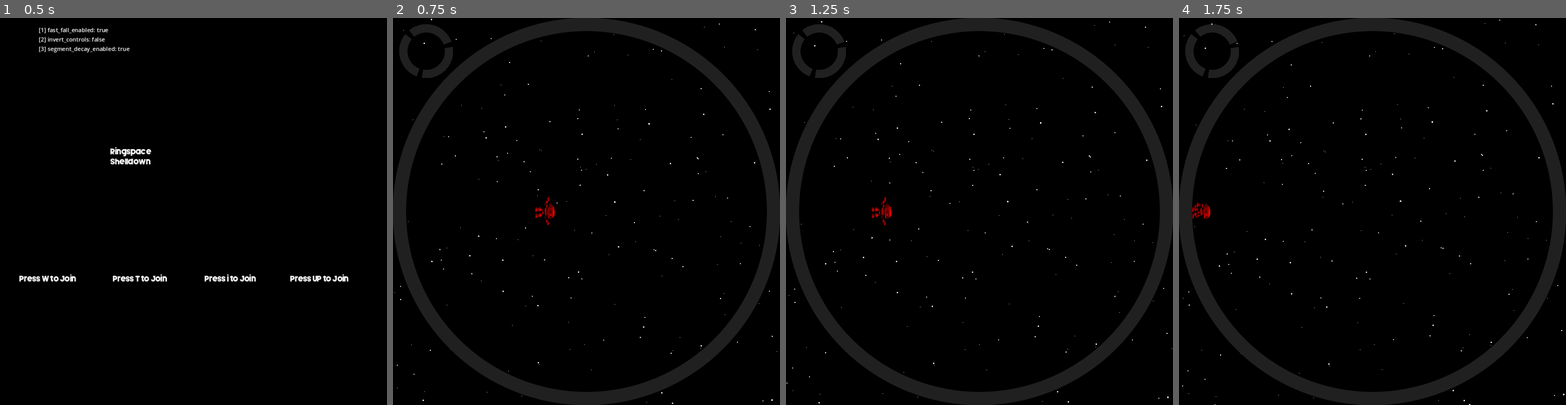
Above: before the commit, frames 1-4 (left to right).
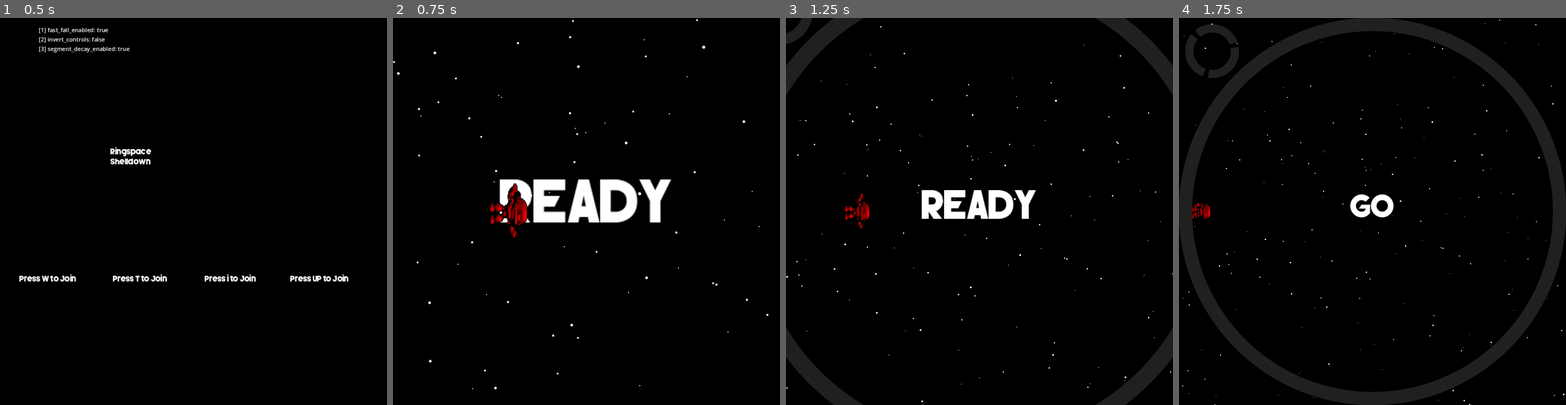
Above: after the commit, the same moments.

Repository: hwacha/ringspace_shelldown
Game: Godot game, scene res://scenes/opening_screen.tscn
The game is run twice, just before and just after one commit, with the same random seed, the same clock (stepped at 60 frames per second) and the same inputs.
Inputs:
- Up to frame 1 (0.5 s): no input
- Up to frame 2 (0.75 s): tap W at 0.5 s; tap Enter (ui_accept) at 0.6 s
- Up to frame 3 (1.25 s): tap Enter (ui_accept) at 0.77, 1.07 s
- Up to frame 4 (1.75 s): tap Enter (ui_accept) at 1.35, 1.52 s

Frame 1 is identical in both runs. In frame 2, 15% of the frame differs, in the area x 0-100%, y 0-100%; in frame 3, 17%; in frame 4, 0.4%.

Commit message:
add cut scene to beginning of round

Diff:
--- a/scenes/Player.tscn
+++ b/scenes/Player.tscn
@@ -98,9 +98,20 @@
 [sub_resource type="CircleShape2D" id="13"]
 radius = 13.7642
 
-[sub_resource type="Curve" id="17"]
-_data = [Vector2(0, 0.212821), 0.0, 0.0, 0, 0, Vector2(1, 0), 0.0, 0.0, 0, 0]
+[sub_resource type="Curve" id="Curve_nrnvk"]
+_data = [Vector2(0, 0.0282052), 0.0, 0.0, 0, 0, Vector2(1, 0), 0.0, 0.0, 0, 0]
 point_count = 2
+
+[sub_resource type="CurveTexture" id="CurveTexture_b8w18"]
+curve = SubResource("Curve_nrnvk")
+
+[sub_resource type="ParticleProcessMaterial" id="ParticleProcessMaterial_xcvbt"]
+direction = Vector3(0, 0, 0)
+spread = 180.0
+gravity = Vector3(0, 0, 0)
+initial_velocity_min = 200.0
+initial_velocity_max = 200.0
+scale_curve = SubResource("CurveTexture_b8w18")
 
 [sub_resource type="CapsuleShape2D" id="19"]
 radius = 11.9689
@@ -138,26 +149,15 @@
 position = Vector2(0, 0.603516)
 shape = SubResource("13")
 
-[node name="DeathParticles" type="CPUParticles2D" parent="."]
+[node name="DeathParticles" type="GPUParticles2D" parent="."]
+position = Vector2(0.59845, -18.319)
 scale = Vector2(0.598, 1.078)
 emitting = false
 amount = 100
+process_material = SubResource("ParticleProcessMaterial_xcvbt")
+texture = ExtResource("3_yudyd")
 one_shot = true
 explosiveness = 1.0
-fixed_fps = 30
-draw_order = 1
-texture = ExtResource("3")
-emission_shape = 5
-emission_points = PackedVector2Array()
-emission_normals = PackedVector2Array()
-emission_colors = PackedColorArray()
-direction = Vector2(0, -1)
-spread = 180.0
-gravity = Vector2(0, 0)
-initial_velocity_max = 186.67
-scale_amount_min = 0.1
-scale_amount_max = 0.1
-scale_amount_curve = SubResource("17")
 
 [node name="DeathTimer" type="Timer" parent="."]
 one_shot = true
--- a/scenes/Players.tscn
+++ b/scenes/Players.tscn
@@ -1,9 +1,9 @@
-[gd_scene load_steps=2 format=2]
+[gd_scene load_steps=2 format=3 uid="uid://dacm61kupg1nr"]
 
-[ext_resource path="res://scripts/Players.gd" type="Script" id=1]
+[ext_resource type="Script" path="res://scripts/Players.gd" id="1"]
 
 [node name="Players" type="Node2D"]
-script = ExtResource( 1 )
+script = ExtResource("1")
 
 [node name="RoundTimer" type="Timer" parent="."]
 wait_time = 1.5
--- a/scenes/main.tscn
+++ b/scenes/main.tscn
@@ -1,11 +1,32 @@
-[gd_scene load_steps=9 format=3 uid="uid://drhojbykt66ha"]
+[gd_scene load_steps=12 format=3 uid="uid://drhojbykt66ha"]
 
 [ext_resource type="Script" path="res://scripts/crust.gd" id="1"]
-[ext_resource type="Texture2D" uid="uid://b1pi05tyv3krf" path="res://assets/starfield.png" id="2"]
+[ext_resource type="FontFile" uid="uid://b186fidq2hqpa" path="res://assets/Silver Forte.ttf" id="1_i7osw"]
+[ext_resource type="Texture2D" uid="uid://2n2sfvhnedvq" path="res://assets/starfield.png" id="2"]
 [ext_resource type="Script" path="res://scripts/Starfield.gd" id="3"]
-[ext_resource type="AudioStream" uid="uid://dfbmiy2yoydhd" path="res://assets/ringspace_shelldown_game_music.wav" id="4"]
+[ext_resource type="AudioStream" uid="uid://betn3px4wblfd" path="res://assets/ringspace_shelldown_game_music.wav" id="4"]
 [ext_resource type="Script" path="res://scripts/Score.gd" id="5"]
 [ext_resource type="Script" path="res://scripts/OutOfBounds.gd" id="6"]
+
+[sub_resource type="Animation" id="Animation_dw41s"]
+resource_name = "zoom_out"
+tracks/0/type = "value"
+tracks/0/imported = false
+tracks/0/enabled = true
+tracks/0/path = NodePath("Camera2D:zoom")
+tracks/0/interp = 1
+tracks/0/loop_wrap = true
+tracks/0/keys = {
+"times": PackedFloat32Array(0, 0.8),
+"transitions": PackedFloat32Array(1, 1),
+"update": 0,
+"values": [Vector2(2, 2), Vector2(1, 1)]
+}
+
+[sub_resource type="AnimationLibrary" id="AnimationLibrary_kyhoo"]
+_data = {
+"zoom_out": SubResource("Animation_dw41s")
+}
 
 [sub_resource type="RectangleShape2D" id="1"]
 size = Vector2(1080, 400)
@@ -14,6 +35,17 @@
 size = Vector2(400, 1080)
 
 [node name="Main" type="Node2D"]
+
+[node name="Camera2D" type="Camera2D" parent="."]
+position = Vector2(540, 540)
+rotation = 6.28319
+ignore_rotation = false
+
+[node name="AnimationPlayer" type="AnimationPlayer" parent="Camera2D"]
+root_node = NodePath("../..")
+libraries = {
+"": SubResource("AnimationLibrary_kyhoo")
+}
 
 [node name="ColorRect" type="ColorRect" parent="."]
 anchors_preset = 15
@@ -69,5 +101,26 @@
 position = Vector2(1280, 540)
 shape = SubResource("2")
 
+[node name="RichTextLabel" type="RichTextLabel" parent="."]
+anchors_preset = 14
+anchor_top = 0.5
+anchor_right = 1.0
+anchor_bottom = 0.5
+offset_top = 476.0
+offset_right = 1080.0
+offset_bottom = 1016.0
+grow_horizontal = 2
+grow_vertical = 2
+theme_override_fonts/normal_font = ExtResource("1_i7osw")
+theme_override_font_sizes/normal_font_size = 64
+bbcode_enabled = true
+text = "[center]READY[/center]"
+scroll_active = false
+
+[node name="Go" type="Timer" parent="RichTextLabel"]
+wait_time = 0.4
+
+[connection signal="animation_finished" from="Camera2D/AnimationPlayer" to="Crust" method="_on_animation_player_animation_finished"]
 [connection signal="timeout" from="CrustDecay" to="Crust" method="_on_CrustDecay_timeout"]
 [connection signal="body_shape_entered" from="OutOfBounds" to="OutOfBounds" method="_on_OutOfBounds_body_shape_entered"]
+[connection signal="timeout" from="RichTextLabel/Go" to="Crust" method="_on_go_timeout"]
--- a/scripts/Player.gd
+++ b/scripts/Player.gd
@@ -61,14 +61,15 @@
 	var jump_animation_ongoing = anim.animation == "jumping" and anim.get_frame() < 2
 
 	if cw_xor_ccw:
-		if move_clockwise:
+		if move_clockwise and not Players.lock_action:
 			perp_velocity += diff.rotated(PI / 2).normalized() * ps
 			anim.flip_h = true
-		if move_counterclockwise:
+		if move_counterclockwise and not Players.lock_action:
 			perp_velocity += diff.rotated(-PI / 2).normalized() * ps
 			anim.flip_h = false
 		if grounded:
-			anim.set_animation("running")
+			if not Players.lock_action:
+				anim.set_animation("running")
 		elif not jump_animation_ongoing:
 				anim.set_animation("falling")
 	else:
@@ -77,12 +78,12 @@
 		elif not jump_animation_ongoing:
 				anim.set_animation("falling")
 
-	if jump and grounded:
+	if jump and grounded and not Players.lock_action:
 		norm_velocity += -diff * jump_impulse
 		anim.set_animation("jumping")
 		$Jump.play()
 
-	if not grounded and fast_fall:
+	if not grounded and fast_fall and not Players.lock_action:
 		set_fast_falling(true)
 
 func _physics_process(delta):
@@ -97,8 +98,6 @@
 
 	if fast_falling and Players.settings.fast_fall_enabled:
 		fast_fall_mult = 10
-
-
 
 	var old_norm_velocity = norm_velocity
 	norm_velocity += diff * cf * fast_fall_mult
--- a/scripts/Players.gd
+++ b/scripts/Players.gd
@@ -8,6 +8,7 @@
 
 var should_check_round_end = false
 var is_round_ongoing = false
+var lock_action = false
 
 const play_to = 3
 var score = {}
--- a/scripts/crust.gd
+++ b/scripts/crust.gd
@@ -19,6 +19,7 @@
 var decay_constant
 
 func _ready():
+	Players.lock_action = true
 	decay_constant = pow(minimum_decay_period / crust_decay.wait_time, 1.0/num_segments)
 
 	var screen_width = ProjectSettings.get_setting("display/window/size/viewport_width")
@@ -36,6 +37,9 @@
 	var collider_d_theta = segment_d_theta / colliders_per_segment
 
 	var crust_segment_scene = load("res://scenes/CrustSegment.tscn")
+
+	var anim = get_node("../Camera2D/AnimationPlayer")
+	anim.play("zoom_out")
 
 	for i in range(num_segments):
 		var crust_segment = crust_segment_scene.instantiate()
@@ -82,3 +86,12 @@
 			segment.destroy()
 			crust_decay.set_wait_time(crust_decay.wait_time * decay_constant)
 			crust_decay.start()
+
+
+func _on_animation_player_animation_finished(anim_name):
+	Players.lock_action = false
+	get_node("../RichTextLabel").text = "[center]GO[/center]"
+	get_node("../RichTextLabel/Go").start()
+
+func _on_go_timeout():
+	get_node("../RichTextLabel").set_visible(false)
Not shown: 1 places in scenes/CrustSegment.tscn that only renumber resources
Not shown: 1 places in scenes/Player.tscn that only renumber resources
